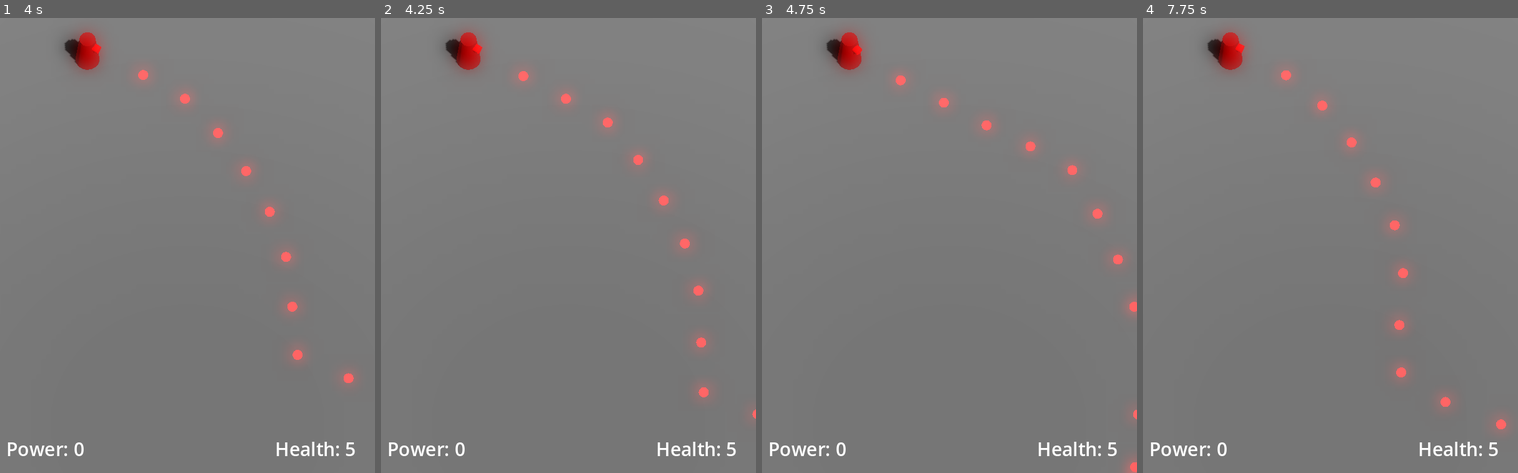
Above: before the commit, frames 1-4 (left to right).
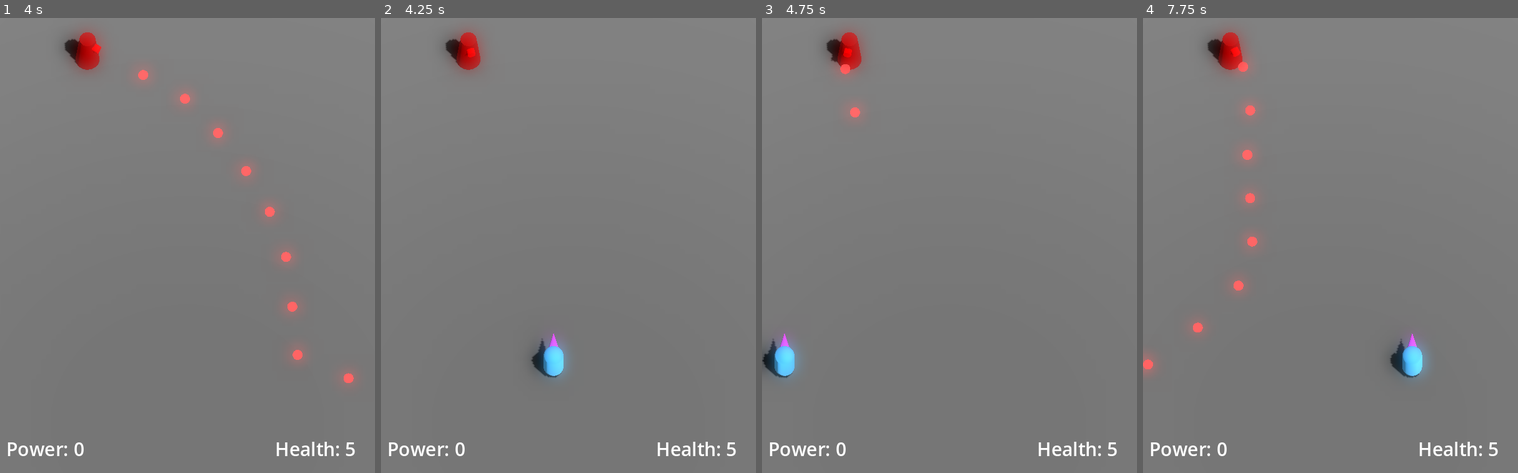
Above: after the commit, the same moments.

Repository: JackEvans24/bullet-absorb
Game: Godot game, scene res://scenes/main.tscn
Two runs of this game, one before a commit and one after it. Both use one fixed random seed, a clock stepped at 60 frames per second and the inputs below.
Inputs:
- Up to frame 1 (4 s): tap Enter at 0.5 s; hold Right (move_right) 0.53-1.28 s; hold J (fire) 0.53-1.28 s; hold Down (move_back) 1.28-2.03 s; tap K (absorb) at 1.35 s; tap J (fire) at 1.55, 2.85, 3.8 s; hold Right (move_right) 2.03-2.78 s; hold J (fire) 2.03-2.78 s; hold Up (move_forward) 2.78-3.53 s; hold Left (move_left) from 3.53 s (still down); hold K (absorb) from 3.53 s (still down)
- Up to frame 2 (4.25 s): keep holding Left (move_left); keep holding K (absorb); tap Escape (restart, bound only after the commit) at 4.15 s
- Up to frame 3 (4.75 s): keep holding Left (move_left); release K (absorb) at 4.28 s; tap J (fire) at 4.35 s
- Up to frame 4 (7.75 s): release Left (move_left) at 5.03 s; hold Down (move_back) 5.03-5.78 s; hold J (fire) 5.03-5.78 s; hold Right (move_right) 5.78-6.53 s; tap K (absorb) at 5.85 s; tap J (fire) at 6.05, 7.35 s; hold Up (move_forward) 6.53-7.28 s; hold J (fire) 6.53-7.28 s; hold Right (move_right) from 7.28 s (still down)

Frame 1 is identical in both runs. In frame 2, 1.3% of the frame differs, in the area x 22-100%, y 5-89%; in frame 3, 1.5%; in frame 4, 2.1%, in the area x 0-98%, y 5-91%.

Commit message:
chore: replace restart action

Diff:
--- a/project.godot
+++ b/project.godot
@@ -90,6 +90,12 @@
 , Object(InputEventJoypadButton,"resource_local_to_scene":false,"resource_name":"","device":-1,"button_index":10,"pressure":0.0,"pressed":true,"script":null)
 ]
 }
+restart={
+"deadzone": 0.5,
+"events": [Object(InputEventKey,"resource_local_to_scene":false,"resource_name":"","device":-1,"window_id":0,"alt_pressed":false,"shift_pressed":false,"ctrl_pressed":false,"meta_pressed":false,"pressed":false,"keycode":0,"physical_keycode":4194305,"key_label":0,"unicode":0,"echo":false,"script":null)
+, Object(InputEventJoypadButton,"resource_local_to_scene":false,"resource_name":"","device":-1,"button_index":6,"pressure":0.0,"pressed":true,"script":null)
+]
+}
 
 [layer_names]
 
--- a/scripts/main.gd
+++ b/scripts/main.gd
@@ -4,24 +4,21 @@
 @onready var player: Player = $Player
 @onready var turret = $Turret
 
-var is_dead = false
-
 func _ready():
 	turret.set_target(player)
 
 	player.damage_taken.connect(_on_damage_taken)
-	player.died.connect(_on_player_died)
 	player.power_count_changed.connect(hud._on_absorb_count_changed)
 
 	hud._on_health_changed(player.current_health)
 
 func _input(event: InputEvent):
-	if is_dead and event.is_action_pressed("fire"):
-		get_tree().call_group("bullet", "queue_free")
-		get_tree().reload_current_scene()
+	if event.is_action_pressed("restart"):
+		restart_game()
+
+func restart_game():
+	get_tree().call_group("bullet", "queue_free")
+	get_tree().reload_current_scene()
 
 func _on_damage_taken():
 	hud._on_health_changed(player.current_health)
-
-func _on_player_died():
-	is_dead = true
